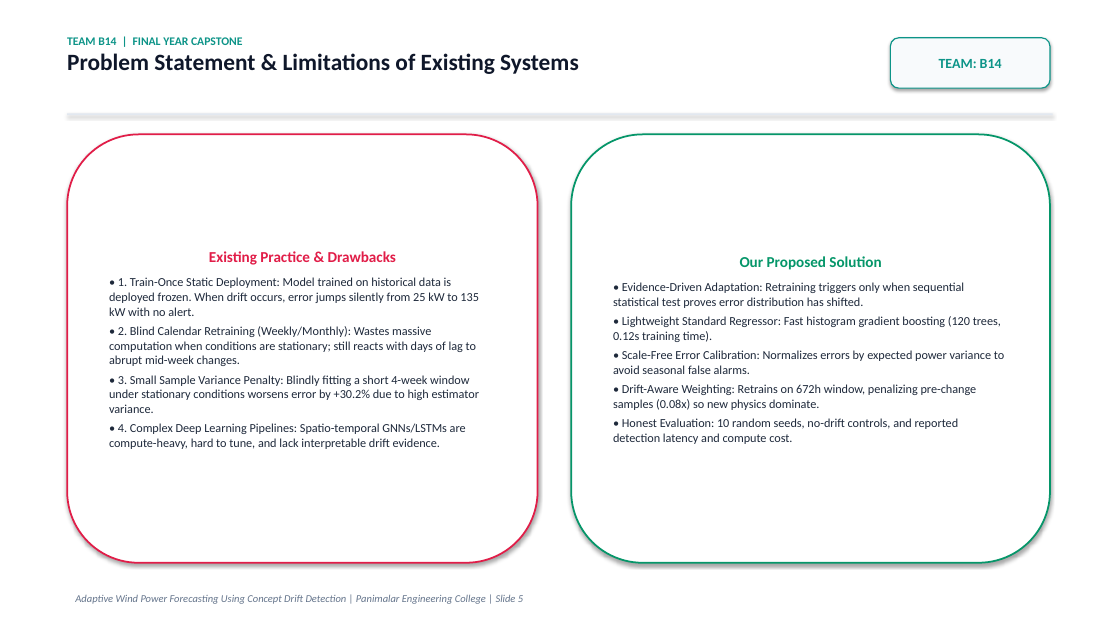
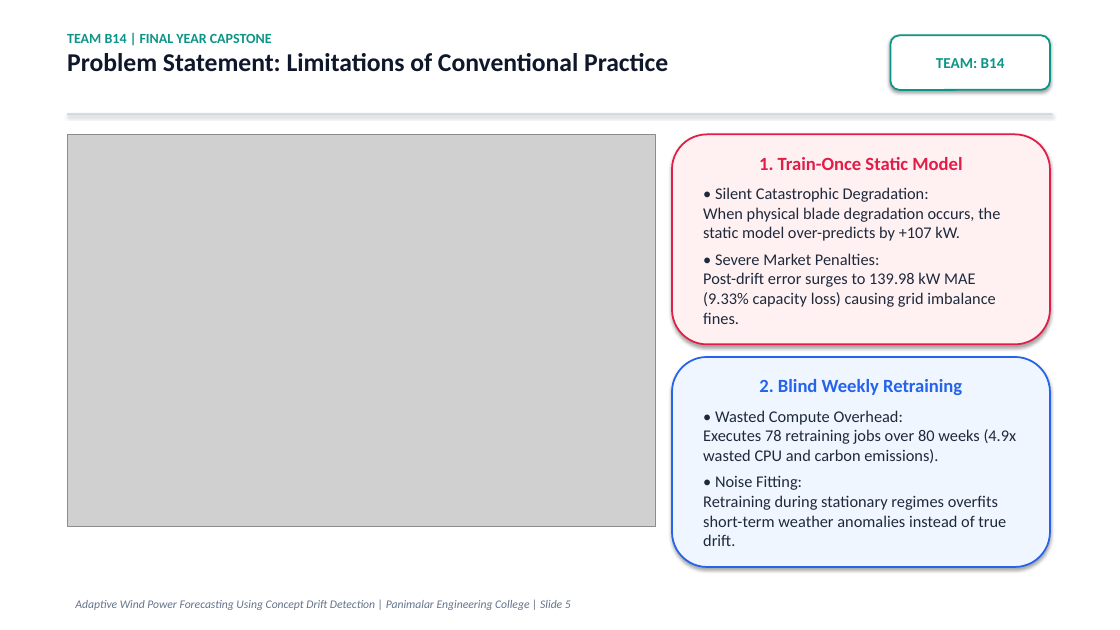
Before and after one commit to thanyab09/Adaptive_Wind_Power_Forecasting_Using_Concept_Drift, a slide deck: slide 5 of reports/Adaptive_Wind_Power_Forecasting_Team_B14.pptx. Drawn at 1120x630 pixels with LibreOffice and Linux fonts; fonts in the diff are those of the drawing; grey boxes stand for pictures. Boxes give left, top, right and bottom in pixels: in the first picture for what was removed or moved away, otherwise in the second. Text is boxed around its words. In the diff, an @@ line names an element or a change of style, - is before the commit and + after.

Commit message:
feat: visual-first final-year presentation deck with large fonts, data charts, and minimal theory for Team B14

```diff
--- a/reports/Adaptive_Wind_Power_Forecasting_Team_B14.pptx
+++ b/reports/Adaptive_Wind_Power_Forecasting_Team_B14.pptx
@@ text at (67,53,668,72): text changed; size 20 to 22 pt @@
-Problem Statement & Limitations of Existing Systems
+Problem Statement: Limitations of Conventional Practice
@@ text at (67,34,272,43): size 10 to 12 pt in "TEAM B14 | FINAL YEAR CAPSTONE" @@
@@ rounded rectangle "TEAM: B14" at (891,35,1050,90): size 12 to 13 pt; fill #F8FAFC to #FFFFFF; outline #0D9488 1 pt to #0D9488 1.5 pt @@
@@ rectangle at (67,113,1053,115): fill #E2E8F0 to #CBD5E1 @@
@@ rounded rectangle removed at (67,134,538,563) @@
-Existing Practice & Drawbacks
-• 1. Train-Once Static Deployment: Model trained on historical data is deployed frozen. When drift occurs, error jumps silently from 25 kW to 135 kW with no alert.
-• 2. Blind Calendar Retraining (Weekly/Monthly): Wastes massive computation when conditions are stationary; still reacts with days of lag to abrupt mid-week changes.
-• 3. Small Sample Variance Penalty: Blindly fitting a short 4-week window under stationary conditions worsens error by +30.2% due to high estimator variance.
-• 4. Complex Deep Learning Pipelines: Spatio-temporal GNNs/LSTMs are compute-heavy, hard to tune, and lack interpretable drift evidence.
@@ picture added at (67,134,655,527) @@
@@ rounded rectangle removed at (571,134,1050,563) @@
-Our Proposed Solution
-• Evidence-Driven Adaptation: Retraining triggers only when sequential statistical test proves error distribution has shifted.
-• Lightweight Standard Regressor: Fast histogram gradient boosting (120 trees, 0.12s training time).
-• Scale-Free Error Calibration: Normalizes errors by expected power variance to avoid seasonal false alarms.
-• Drift-Aware Weighting: Retrains on 672h window, penalizing pre-change samples (0.08x) so new physics dominate.
-• Honest Evaluation: 10 random seeds, no-drift controls, and reported detection latency and compute cost.
@@ rounded rectangle added at (672,134,1050,344), fill #FFF1F2, outline #E11D48 1.5 pt, 14 pt, text #1E293B @@
+1. Train-Once Static Model
+• Silent Catastrophic Degradation:
+When physical blade degradation occurs, the static model over-predicts by +107 kW.
+• Severe Market Penalties:
+Post-drift error surges to 139.98 kW MAE (9.33% capacity loss) causing grid imbalance fines.
@@ rounded rectangle added at (672,357,1050,567), fill #EFF6FF, outline #2563EB 1.5 pt, 14 pt, text #1E293B @@
+2. Blind Weekly Retraining
+• Wasted Compute Overhead:
+Executes 78 retraining jobs over 80 weeks (4.9x wasted CPU and carbon emissions).
+• Noise Fitting:
+Retraining during stationary regimes overfits short-term weather anomalies instead of true drift.
@@ text "Adaptive Wind Power Forecasting Using ..." at (75,600,571,610): size 9 to 10 pt @@
```
Also in this commit, not shown: 18 other slides changed, 1 slide added, 1 slide removed, 14 other files.
